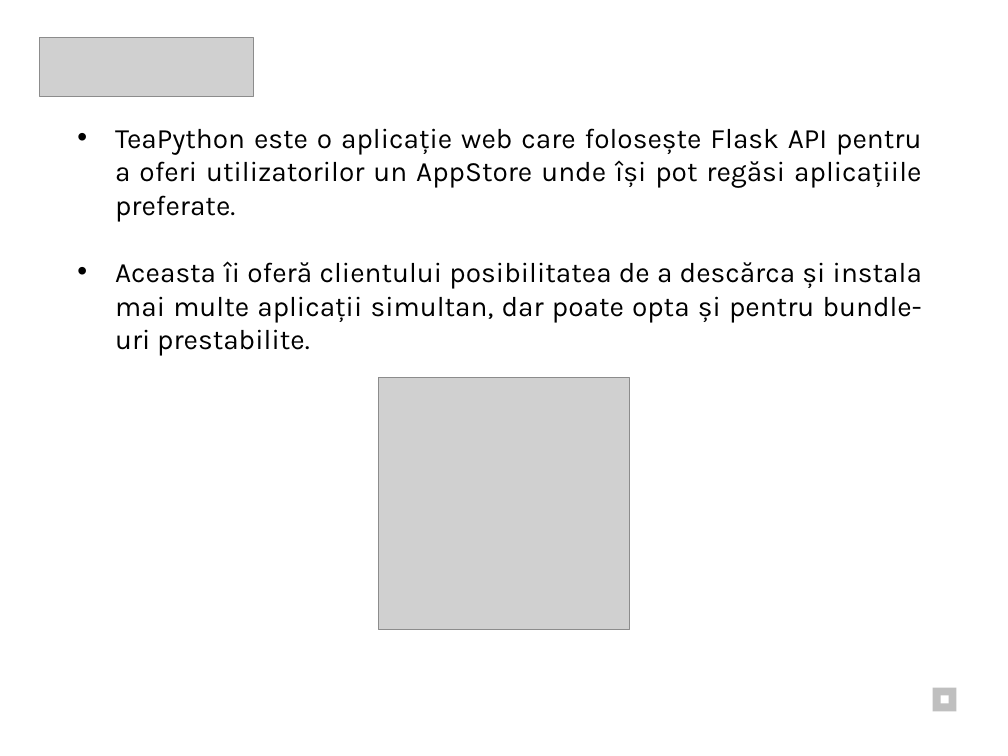
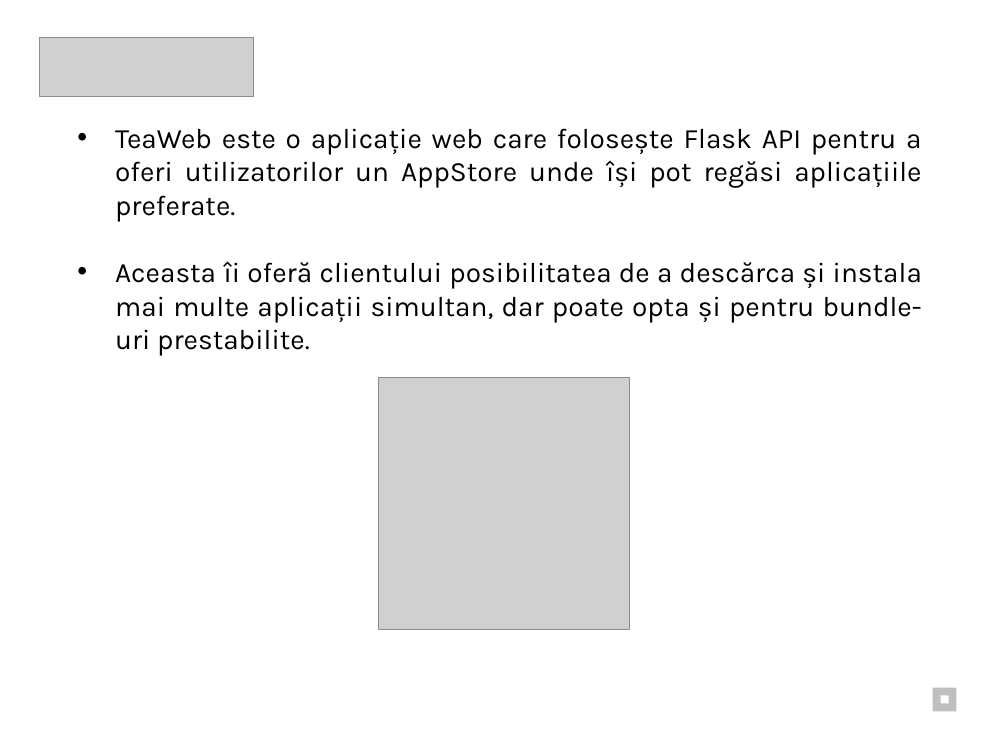
Before and after one commit to Eduard2609/TeaPython_ISW, a slide deck: slide 2 of Documentatie/Documentație_ PPT.pptx. Drawn at 1008x756 pixels with LibreOffice and Linux fonts; fonts in the diff are those of the drawing; grey boxes stand for pictures. Boxes give left, top, right and bottom in pixels: in the first picture for what was removed or moved away, otherwise in the second. Text is boxed around its words. In the diff, an @@ line names an element or a change of style, - is before the commit and + after.

```diff
--- a/Documentatie/Documentație_ PPT.pptx
+++ b/Documentatie/Documentație_ PPT.pptx
@@ text at <box>115,128,921,222</box>: text changed @@
-• TeaPython este o aplicație web care folosește Flask API pentru a oferi utilizatorilor un AppStore unde își pot regăsi aplicațiile preferate.
+• TeaWeb este o aplicație web care folosește Flask API pentru a oferi utilizatorilor un AppStore unde își pot regăsi aplicațiile preferate.
```
Also in this commit, not shown: 6 other slides changed.
